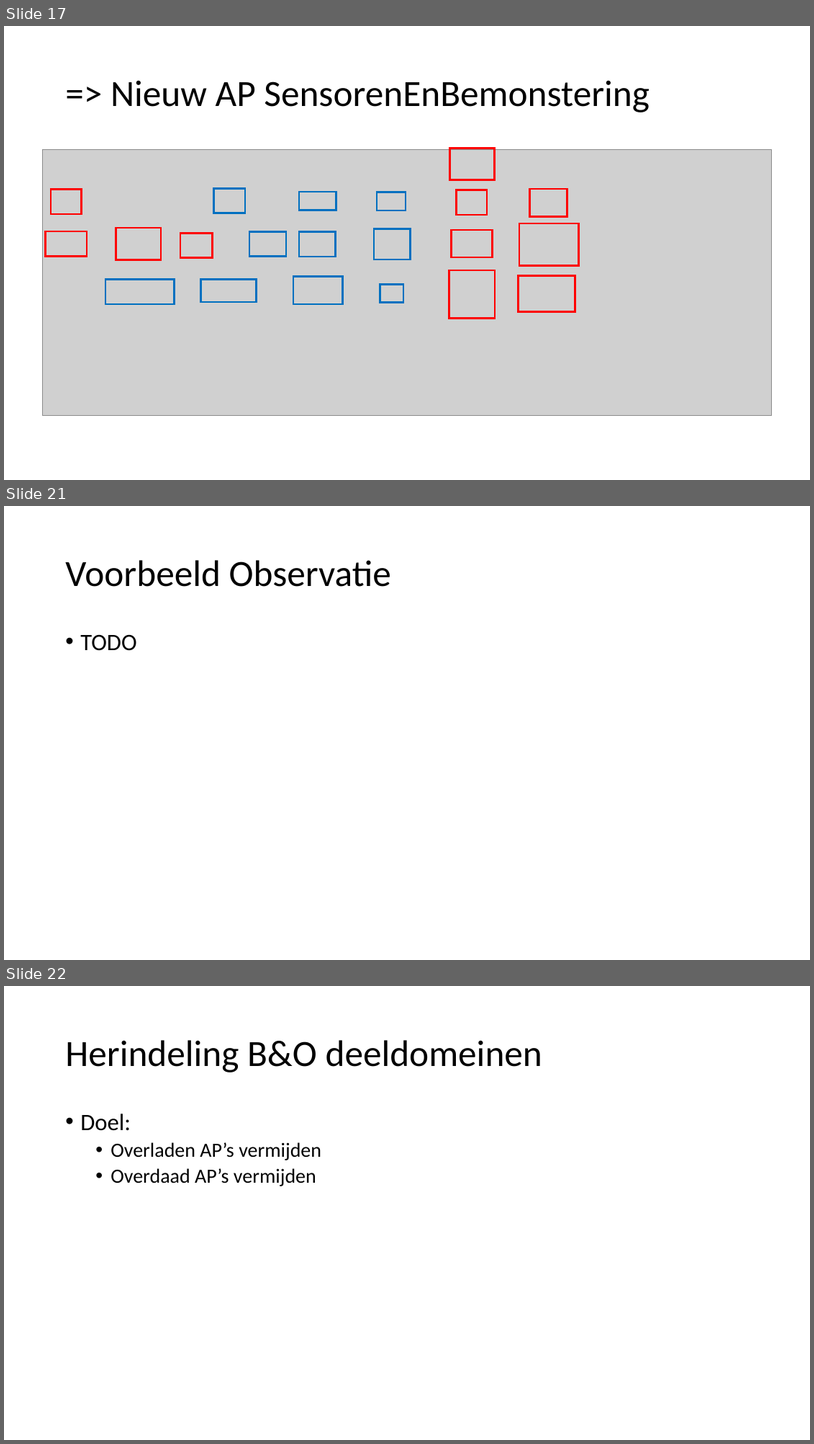
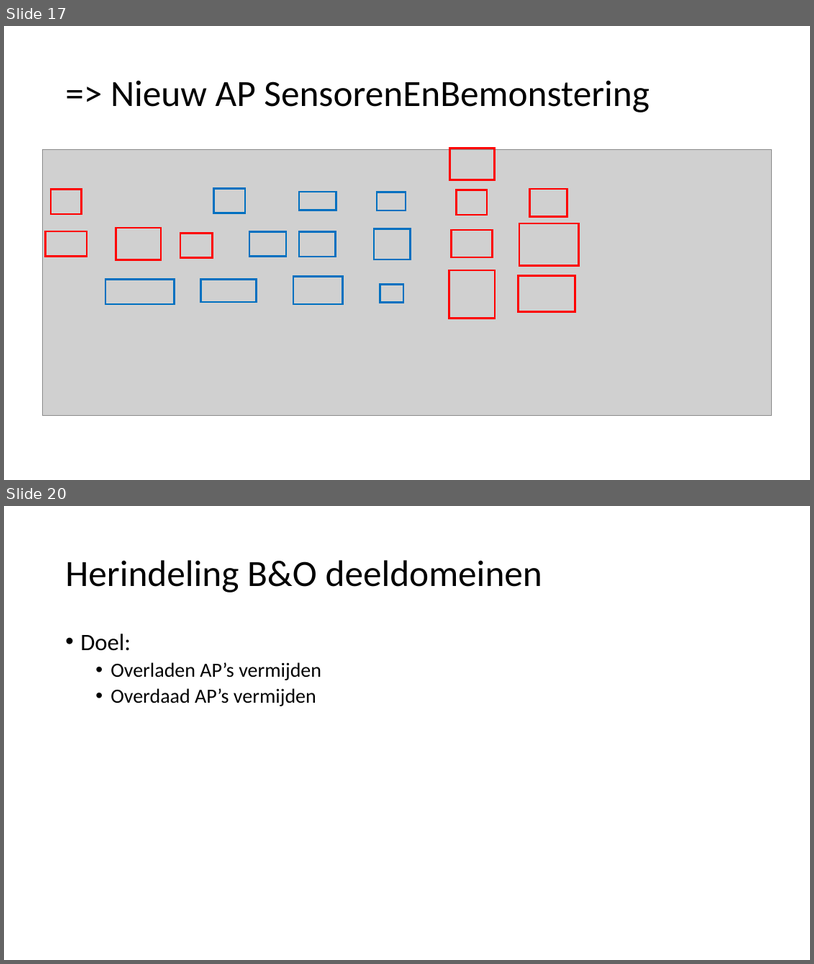
Before and after one commit to Informatievlaanderen/OSLOthema-bodemEnOndergrond, a slide deck: resources/consolidatie/WerkgroepConsolidatie20210531.pptx. Shown one above the other, each under a label of ours: slides 17, 21 and 22 before the commit, slides 17 and 20 after it; the slides between them are not shown. The pictures are 814x1444 and 814x964 pixels, drawn with LibreOffice and Linux fonts; fonts in the diff are those of the drawing; grey boxes stand for pictures. Boxes give left, top, right and bottom in pixels: in the first picture for what was removed or moved away, otherwise in the second. Text is boxed around its words. In the diff, an @@ line names an element or a change of style, - is before the commit and + after.

```diff
--- a/resources/consolidatie/WerkgroepConsolidatie20210531.pptx
+++ b/resources/consolidatie/WerkgroepConsolidatie20210531.pptx
@@ slide 21 removed at (4, 506, 810, 960), background #FFFFFF @@
@@ title removed at (65, 560, 391, 587) @@
-Voorbeeld Observatie
@@ text removed at (80, 634, 136, 651) @@
-• TODO
@@ what was slide 22 is now slide 20 @@
```
Also in this commit, not shown: 1 slide changed, 1 slide added, 2 other slides removed.
